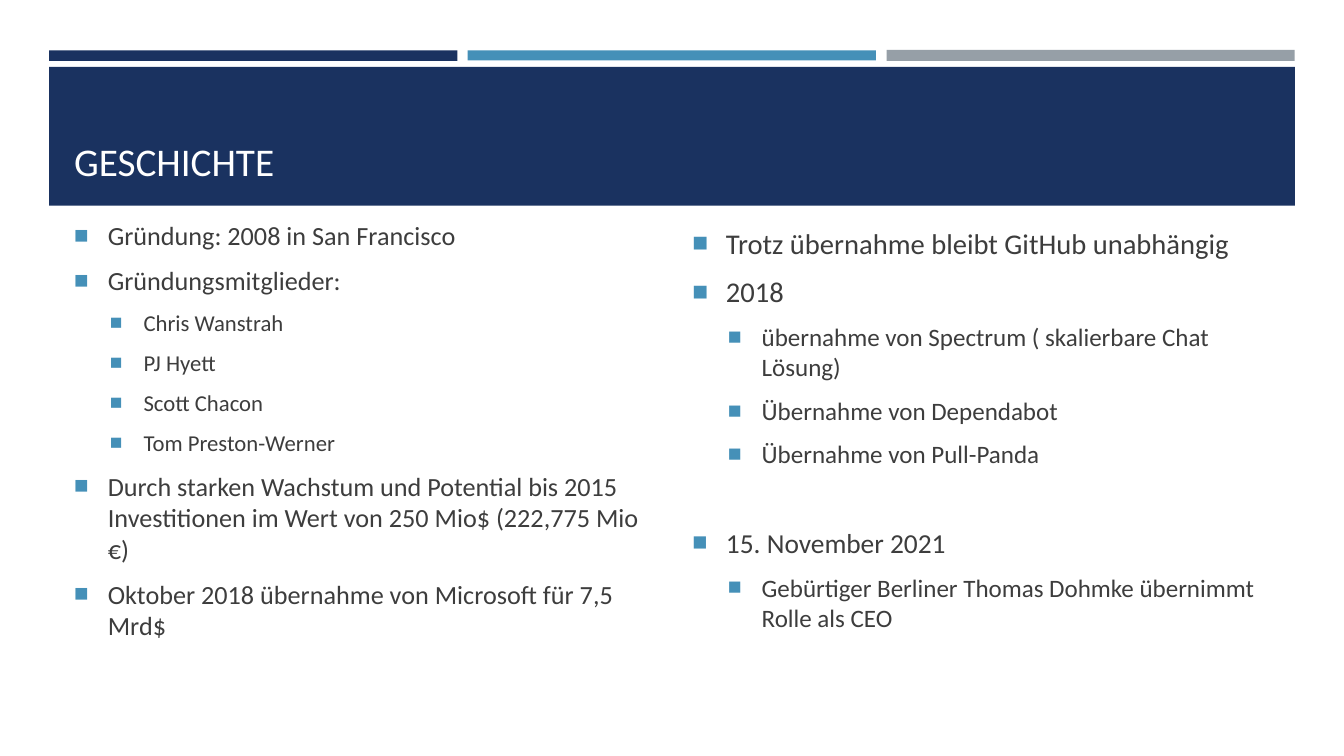
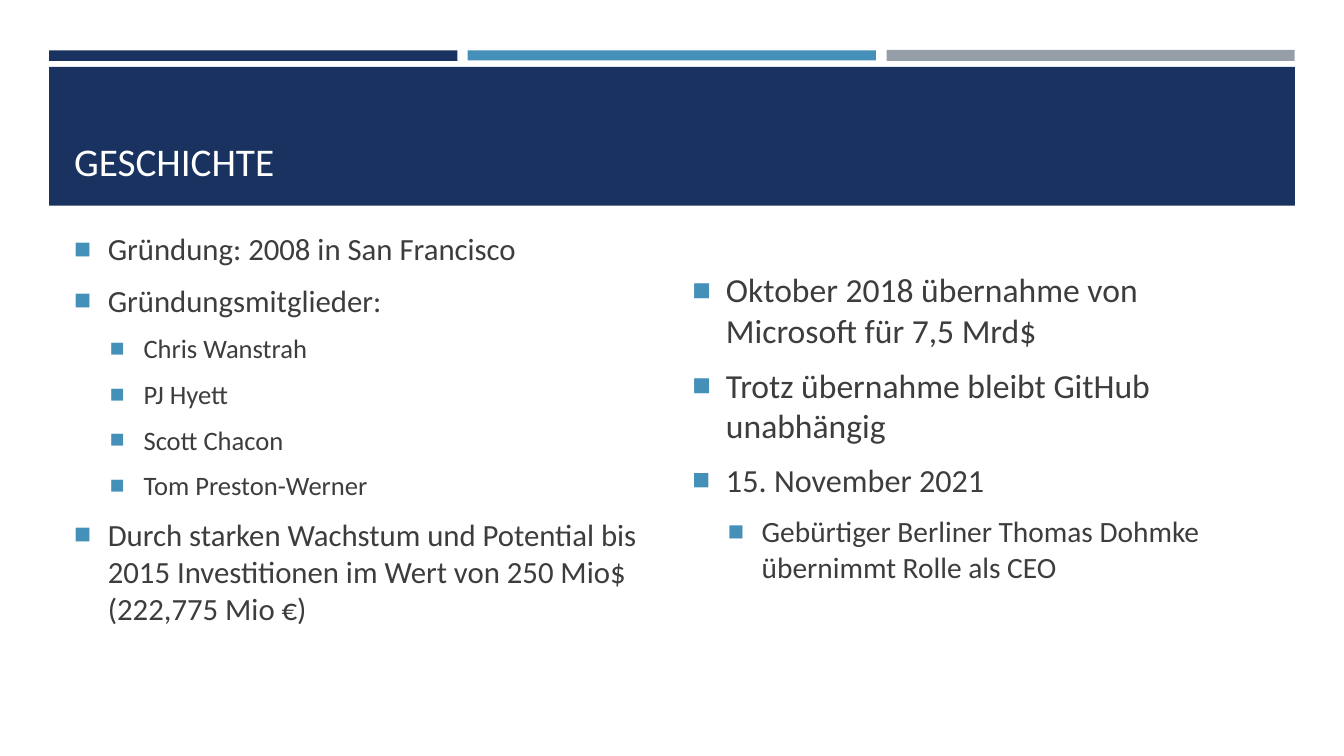
Before and after one commit to HaunBa/Berufsschule-Linz-2, a slide deck: slide 2 of 3aAPC/DUK/Github.pptx. Drawn at 1344x756 pixels with LibreOffice and Linux fonts; fonts in the diff are those of the drawing. Boxes give left, top, right and bottom in pixels: in the first picture for what was removed or moved away, otherwise in the second. Text is boxed around its words. In the diff, an @@ line names an element or a change of style, - is before the commit and + after.

```diff
--- a/3aAPC/DUK/Github.pptx
+++ b/3aAPC/DUK/Github.pptx
@@ text "Gründung: 2008 in San Francisco" at bbox=[108, 238, 636, 624]: size 18.7 to 22 pt in "Gründung: 2008 in San Francisco", "Gründungsmitglieder:", "Durch starken Wachstum und Potential bis 2015 ..."; size 16.1 to 19 pt in "Chris Wanstrah", "PJ Hyett", "Scott Chacon", "Tom Preston-Werner" @@
@@ text at bbox=[726, 278, 1137, 347]: paragraph added @@
+■ Oktober 2018 übernahme von Microsoft für 7,5 Mrd$
@@ text at bbox=[726, 282, 1057, 463]: paragraphs removed @@
-■ 2018
-  ■ übernahme von Spectrum ( skalierbare Chat Lösung)
-  ■ Übernahme von Dependabot
-  ■ Übernahme von Pull-Panda
@@ text at bbox=[726, 374, 1200, 578]: size 20.4 to 24 pt in "Trotz übernahme bleibt GitHub unabhängig"; size 19.6 to 23 pt in "15. November 2021"; size 17.9 to 21 pt in "Gebürtiger Berliner Thomas Dohmke übernimmt Rolle als ..." @@
@@ text at bbox=[108, 586, 613, 638]: paragraph removed @@
-■ Oktober 2018 übernahme von Microsoft für 7,5 Mrd$
```
Also in this commit, not shown: 1 other slide changed.
